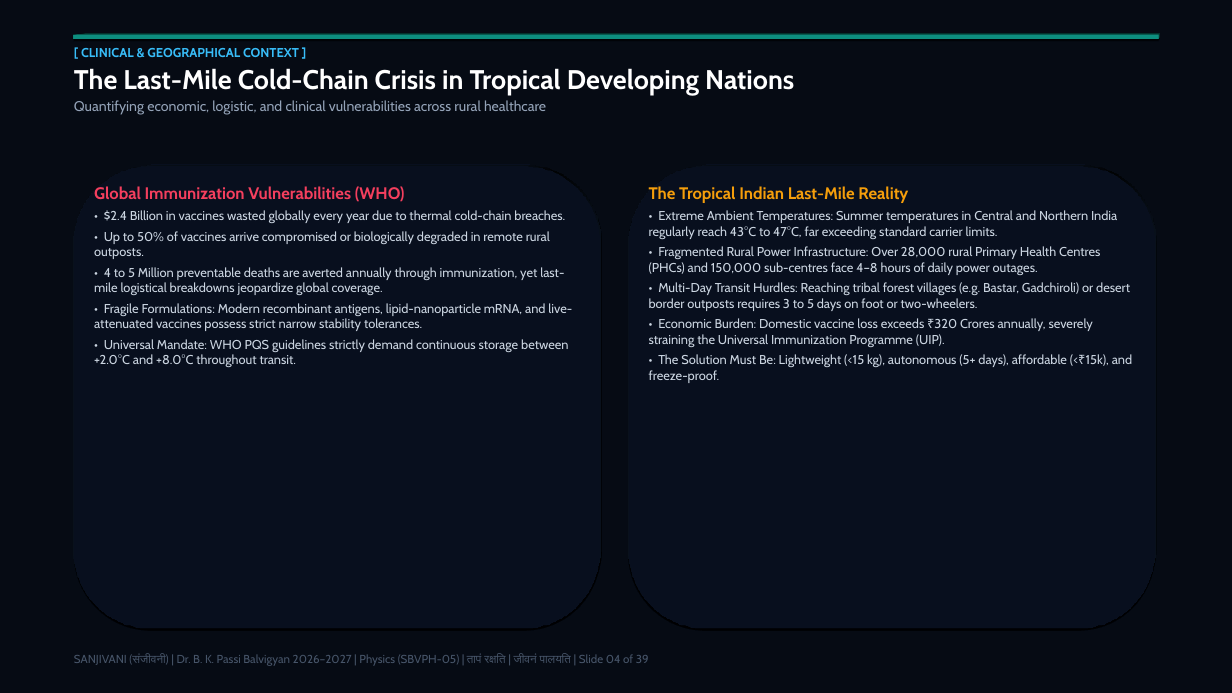
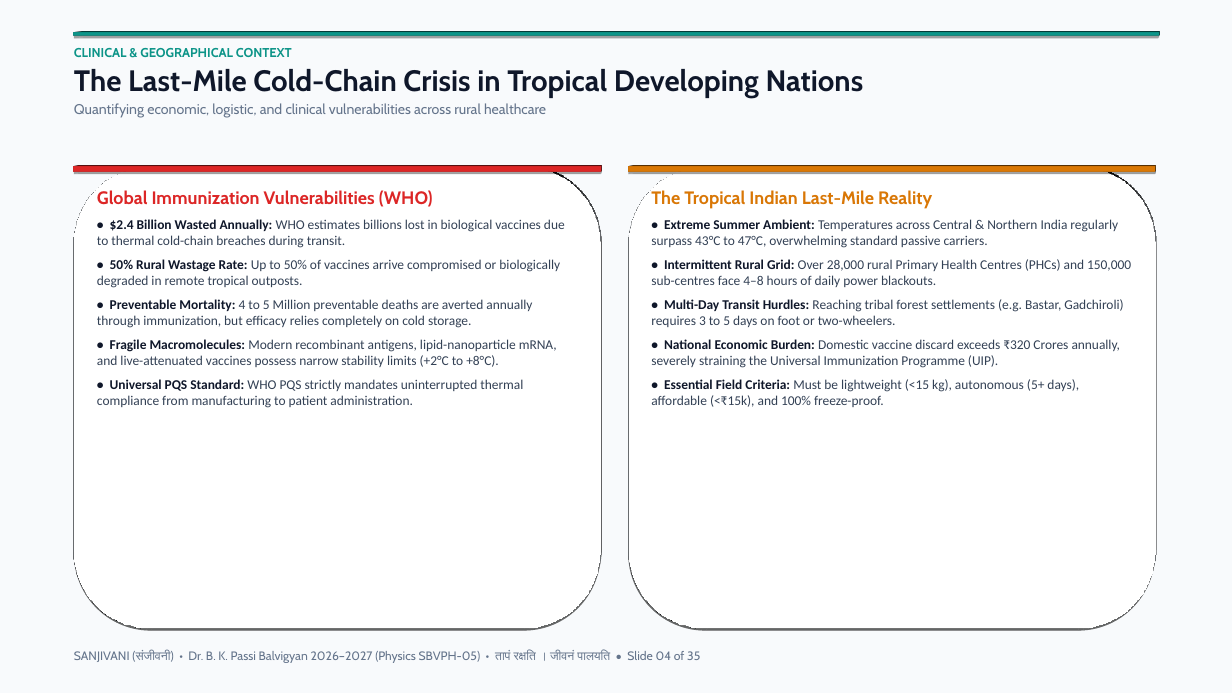
Before and after one commit to vividhedu-hash/Sanjivani, a slide deck: slide 4 of SANJIVANI_Balvigyan_Keynote_Presentation.pptx. Drawn at 1232x693 pixels with LibreOffice and Linux fonts; fonts in the diff are those of the drawing. Boxes give left, top, right and bottom in pixels: in the first picture for what was removed or moved away, otherwise in the second. Text is boxed around its words. In the diff, an @@ line names an element or a change of style, - is before the commit and + after.

Commit message:
Transform presentation to stunning light theme with high readability and large visual diagrams

```diff
--- a/SANJIVANI_Balvigyan_Keynote_Presentation.pptx
+++ b/SANJIVANI_Balvigyan_Keynote_Presentation.pptx
@@ rectangle at (0,0,1232,693): fill #060B14 to #F8FAFC @@
@@ text at (74,48,292,57): text changed; text colour #38BDF8 to #0D9488 @@
-[ CLINICAL & GEOGRAPHICAL CONTEXT ]
+CLINICAL & GEOGRAPHICAL CONTEXT
@@ rectangle at (74,32,1158,36): fill #14B8A6 to #0D9488; shadow changed @@
@@ text at (74,69,864,118): size 21 to 23 pt, text colour #FFFFFF to #0F172A in "The Last-Mile Cold-Chain Crisis in Tropical Developing ..."; text colour #94A3B8 to #64748B in "Quantifying economic, logistic, and clinical vulnerabilities ..." @@
@@ rounded rectangle at (74,166,601,628): fill #0B1528 to #FFFFFF; outline #1E3A5F 1 pt to #E2E8F0 1.5 pt; shadow changed @@
@@ rectangle added at (74,166,601,172), fill #DC2626 @@
@@ rounded rectangle at (628,166,1155,628): fill #0B1528 to #FFFFFF; outline #1E3A5F 1 pt to #E2E8F0 1.5 pt; shadow changed @@
@@ rectangle added at (628,166,1155,172), fill #D97706 @@
@@ text at (97,190,433,207): size 13 to 14 pt, text colour #F43F5E to #DC2626 in "Global Immunization Vulnerabilities (WHO)" @@
@@ text at (651,190,932,209): size 13 to 14 pt, text colour #F59E0B to #D97706 in "The Tropical Indian Last-Mile Reality" @@
@@ text at (97,219,565,408): text changed; size 10 to 10.5 pt; font Cabin to Calibri; text colour #CBD5E1 to #334155 @@
-• $2.4 Billion in vaccines wasted globally every year due to thermal cold-chain breaches.
-• Up to 50% of vaccines arrive compromised or biologically degraded in remote rural outposts.
-• 4 to 5 Million preventable deaths are averted annually through immunization, yet last-mile logistical breakdowns jeopardize global coverage.
-• Fragile Formulations: Modern recombinant antigens, lipid-nanoparticle mRNA, and live-attenuated vaccines possess strict narrow stability tolerances.
-• Universal Mandate: WHO PQS guidelines strictly demand continuous storage between +2.0°C and +8.0°C throughout transit.
+• $2.4 Billion Wasted Annually: WHO estimates billions lost in biological vaccines due to thermal cold-chain breaches during transit.
+• 50% Rural Wastage Rate: Up to 50% of vaccines arrive compromised or biologically degraded in remote tropical outposts.
+• Preventable Mortality: 4 to 5 Million preventable deaths are averted annually through immunization, but efficacy relies completely on cold storage.
+• Fragile Macromolecules: Modern recombinant antigens, lipid-nanoparticle mRNA, and live-attenuated vaccines possess narrow stability limits (+2°C to +8°C).
+• Universal PQS Standard: WHO PQS strictly mandates uninterrupted thermal compliance from manufacturing to patient administration.
@@ text at (651,219,1131,407): text changed; size 10 to 10.5 pt; font Cabin to Calibri; text colour #CBD5E1 to #334155 @@
-• Extreme Ambient Temperatures: Summer temperatures in Central and Northern India regularly reach 43°C to 47°C, far exceeding standard carrier limits.
-• Fragmented Rural Power Infrastructure: Over 28,000 rural Primary Health Centres (PHCs) and 150,000 sub-centres face 4–8 hours of daily power outages.
-• Multi-Day Transit Hurdles: Reaching tribal forest villages (e.g. Bastar, Gadchiroli) or desert border outposts requires 3 to 5 days on foot or two-wheelers.
-• Economic Burden: Domestic vaccine loss exceeds ₹320 Crores annually, severely straining the Universal Immunization Programme (UIP).
-• The Solution Must Be: Lightweight (<15 kg), autonomous (5+ days), affordable (<₹15k), and freeze-proof.
+• Extreme Summer Ambient: Temperatures across Central & Northern India regularly surpass 43°C to 47°C, overwhelming standard passive carriers.
+• Intermittent Rural Grid: Over 28,000 rural Primary Health Centres (PHCs) and 150,000 sub-centres face 4–8 hours of daily power blackouts.
+• Multi-Day Transit Hurdles: Reaching tribal forest settlements (e.g. Bastar, Gadchiroli) requires 3 to 5 days on foot or two-wheelers.
+• National Economic Burden: Domestic vaccine discard exceeds ₹320 Crores annually, severely straining the Universal Immunization Programme (UIP).
+• Essential Field Criteria: Must be lightweight (<15 kg), autonomous (5+ days), affordable (<₹15k), and 100% freeze-proof.
@@ text at (74,650,700,663): text changed; size 9 to 9.5 pt; text colour #475569 to #64748B @@
-SANJIVANI (संजीवनी) | Dr. B. K. Passi Balvigyan 2026–2027 | Physics (SBVPH-05) | तापं रक्षति | जीवनं पालयति | Slide 04 of 39
+SANJIVANI (संजीवनी) • Dr. B. K. Passi Balvigyan 2026–2027 (Physics SBVPH-05) • तापं रक्षति । जीवनं पालयति • Slide 04 of 35
```
Also in this commit, not shown: 33 other slides changed, 1 slide added, 5 slides removed, 3 other files.
